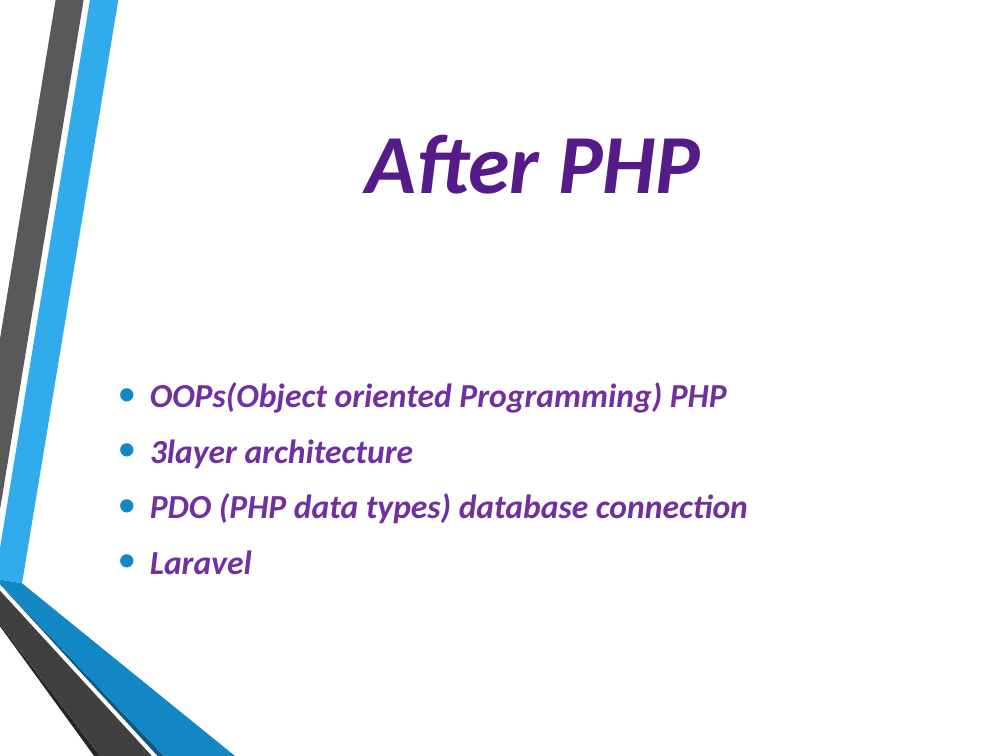
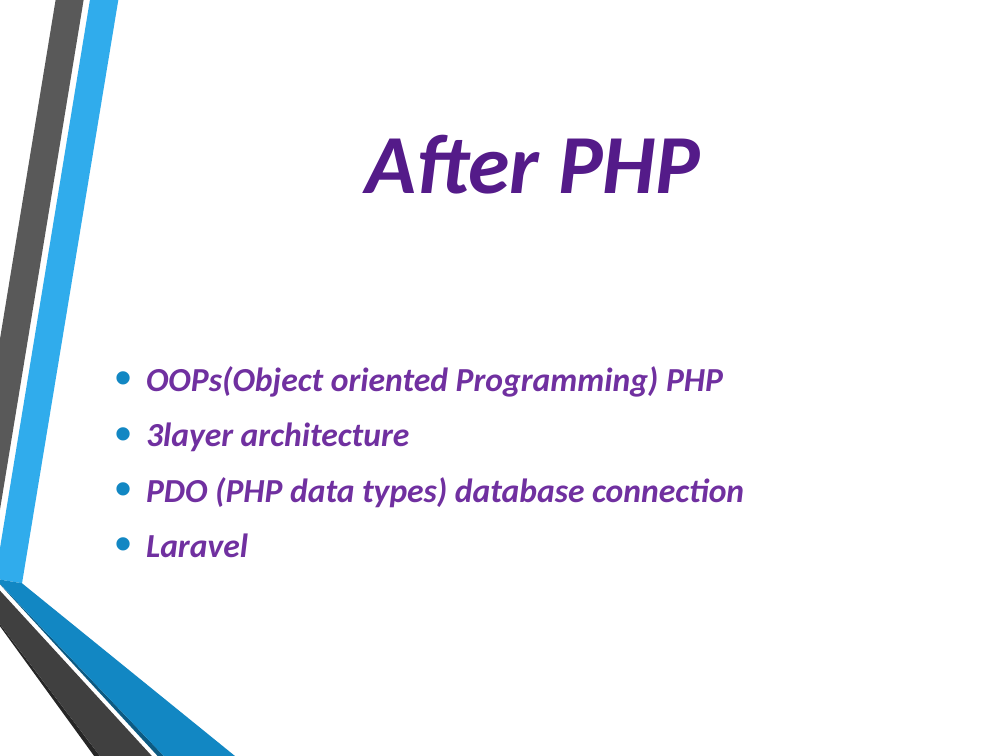
Before and after one commit to Shubhamdutta2000/Web-Training, a slide deck: slide 12 of 07. PHP/intro to PHP.pptx. Drawn at 1008x756 pixels with LibreOffice and Linux fonts; fonts in the diff are those of the drawing; background and template pictures are left out. Boxes give left, top, right and bottom in pixels: in the first picture for what was removed or moved away, otherwise in the second. Text is boxed around its words. In the diff, an @@ line names an element or a change of style, - is before the commit and + after.

```diff
--- a/07. PHP/intro to PHP.pptx
+++ b/07. PHP/intro to PHP.pptx
@@ text "OOPs(Object oriented Programming) PHP": place and size @@
-text "OOPs(Object oriented Programming) PHP" at bbox=[150, 382, 748, 575]
+text "OOPs(Object oriented Programming) PHP" at bbox=[146, 366, 744, 558]
```
Also in this commit, not shown: 1 other slide changed, 1 slide added, 1 slide removed, 3 other files.
